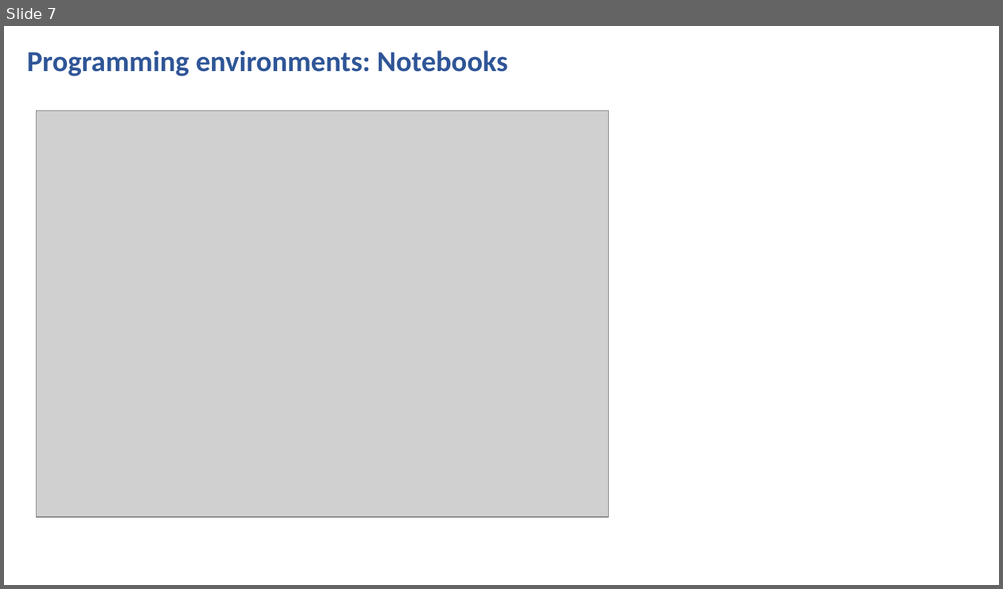
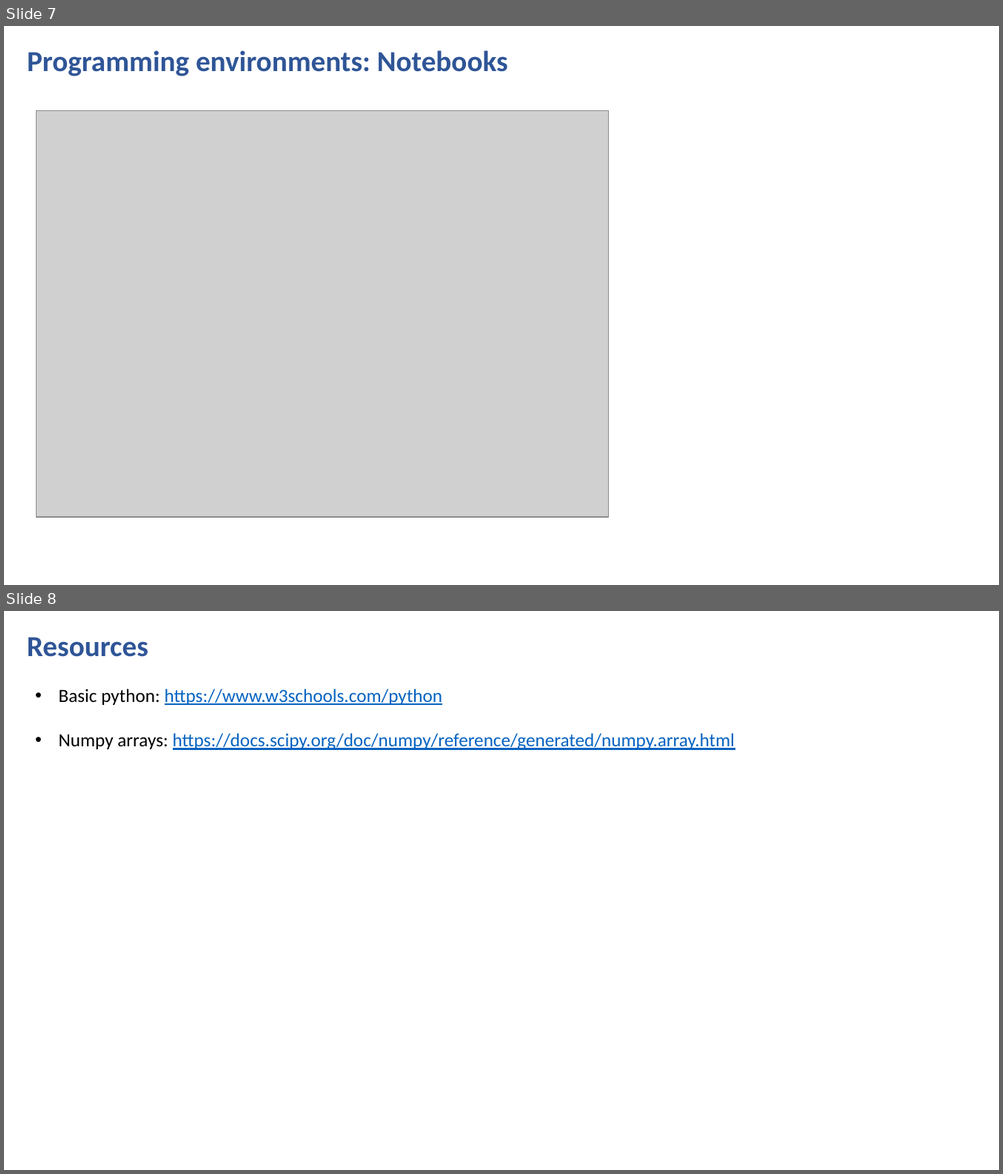
Before and after one commit to PraCTES/MIT-PraCTES, a slide deck: demos/Lecture01_Intro_Programming/Lecture1_intro_programming.pptx. Shown one above the other, each under a label of ours: slide 7 before the commit, slides 7 and 8 after it. The pictures are 1003x589 and 1003x1174 pixels, drawn with LibreOffice and Linux fonts; fonts in the diff are those of the drawing; grey boxes stand for pictures. Boxes give left, top, right and bottom in pixels: in the first picture for what was removed or moved away, otherwise in the second. Text is boxed around its words. In the diff, an @@ line names an element or a change of style, - is before the commit and + after.

```diff
--- a/demos/Lecture01_Intro_Programming/Lecture1_intro_programming.pptx
+++ b/demos/Lecture01_Intro_Programming/Lecture1_intro_programming.pptx
@@ slide 8 added at <box>4,611,999,1170</box>, background #FFFFFF @@
@@ text added at <box>27,637,148,657</box>, 28 pt, text #2F5597, bold @@
+Resources
@@ text added at <box>59,689,734,750</box>, 18 pt, text #0563C1, underline @@
+• Basic python: https://www.w3schools.com/python
+• Numpy arrays: https://docs.scipy.org/doc/numpy/reference/generated/numpy.array.html
```
Also in this commit, not shown: 2 other files.
